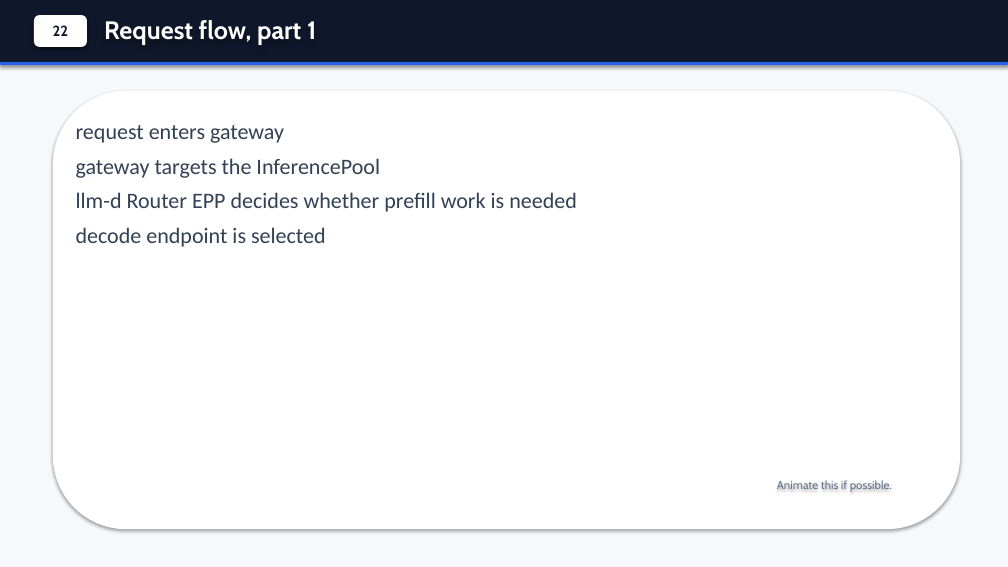
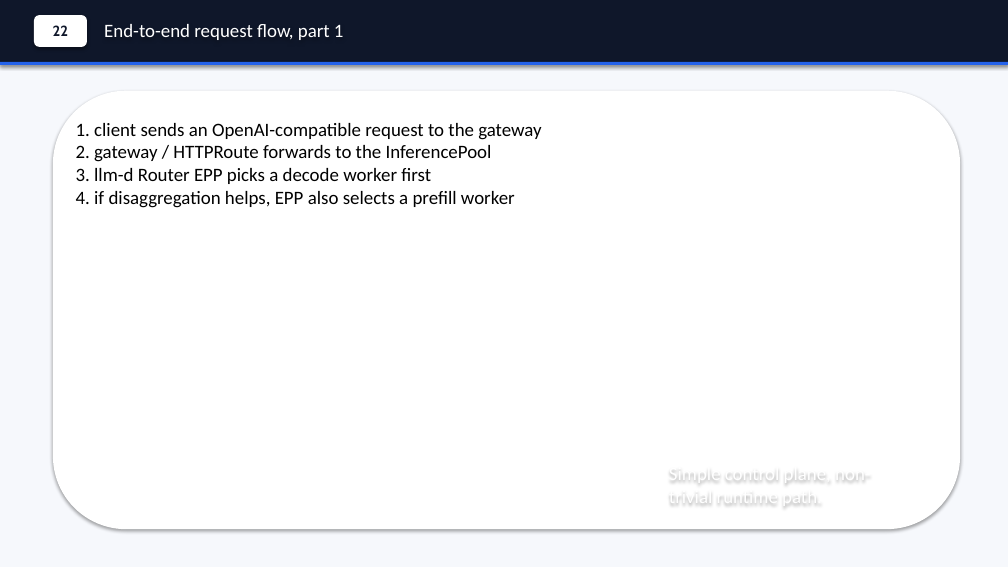
Before and after one commit to andyzhangx/demo, a slide deck: slide 23 of llm/kubecon-na-2026-pd-disaggregation.pptx. Drawn at 1008x567 pixels with LibreOffice and Linux fonts; fonts in the diff are those of the drawing. Boxes give left, top, right and bottom in pixels: in the first picture for what was removed or moved away, otherwise in the second. Text is boxed around its words. In the diff, an @@ line names an element or a change of style, - is before the commit and + after.

```diff
--- a/llm/kubecon-na-2026-pd-disaggregation.pptx
+++ b/llm/kubecon-na-2026-pd-disaggregation.pptx
@@ text at [104, 24, 344, 40]: text changed; size 24 to 18 pt; font Cabin to Calibri; bold off @@
-Request flow, part 1
+End-to-end request flow, part 1
@@ text at [76, 123, 541, 208]: text changed; size 21 to 18 pt; text colour #334155 to #000000 @@
-request enters gateway
-gateway targets the InferencePool
-llm-d Router EPP decides whether prefill work is needed
-decode endpoint is selected
+1. client sends an OpenAI-compatible request to the gateway
+2. gateway / HTTPRoute forwards to the InferencePool
+3. llm-d Router EPP picks a decode worker first
+4. if disaggregation helps, EPP also selects a prefill worker
@@ text at [669, 463, 871, 509]: text changed; size 11 to 18 pt; font Cabin to Calibri; text colour #64748B to #FFFFFF @@
-Animate this if possible.
+Simple control plane, non-trivial runtime path.
```
Also in this commit, not shown: 5 other slides changed.
